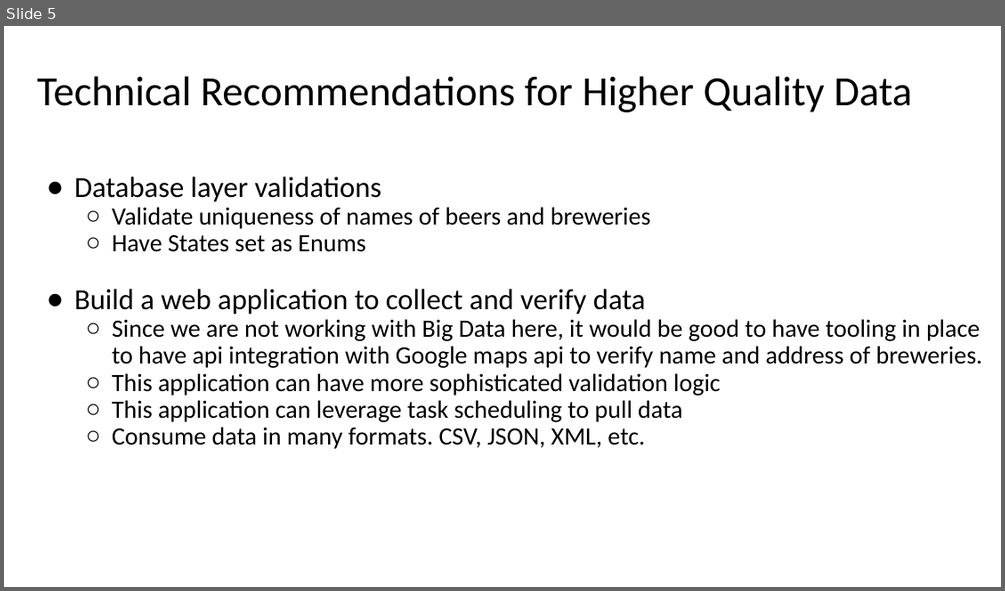
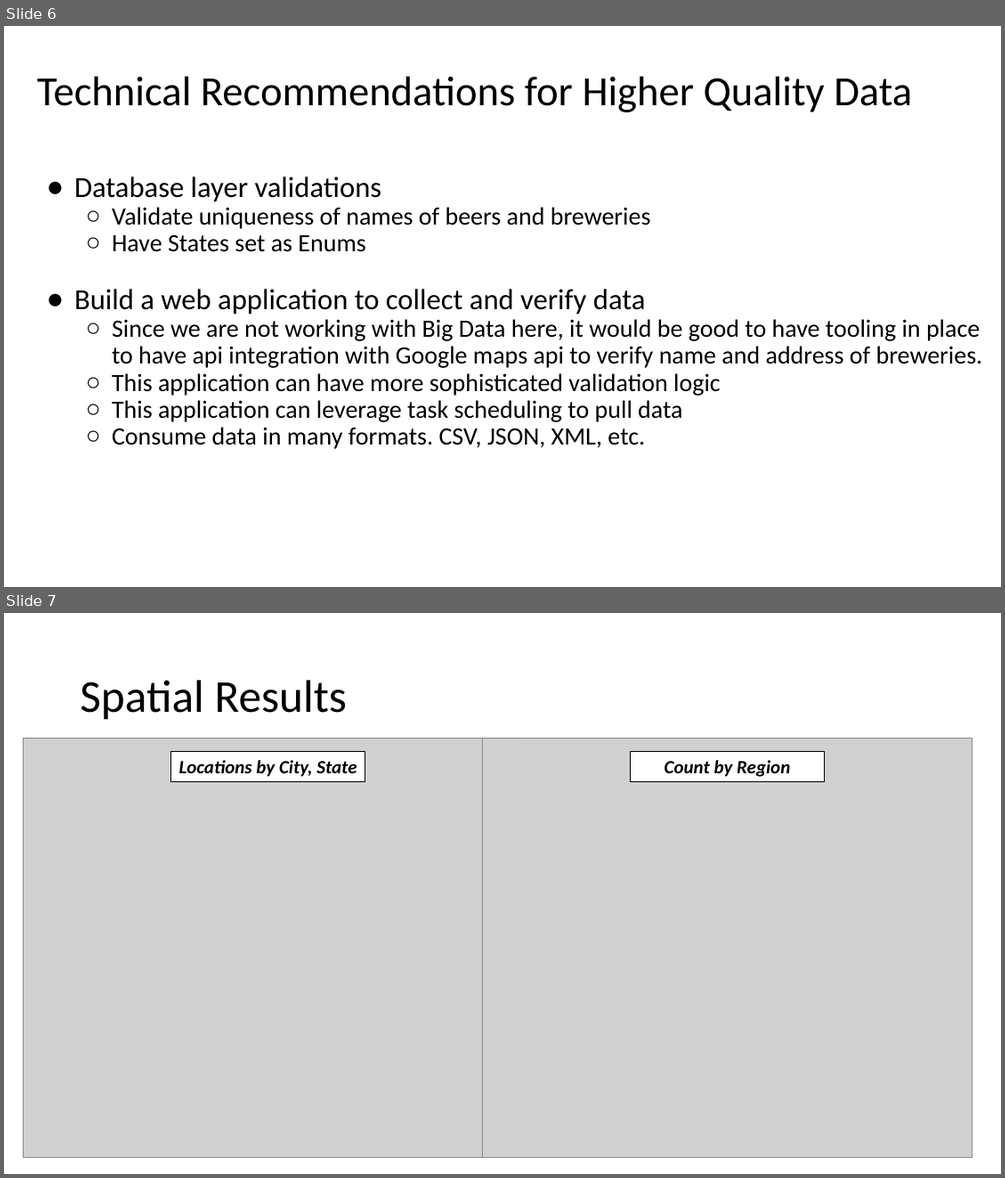
Before and after one commit to MannyTX08/DoingDDS, a slide deck: Case_Study_MER/Slides for Class.pptx. Shown one above the other, each under a label of ours: slide 5 before the commit, slides 6 and 7 after it. The pictures are 1005x591 and 1005x1178 pixels, drawn with LibreOffice and Linux fonts; fonts in the diff are those of the drawing; grey boxes stand for pictures. Boxes give left, top, right and bottom in pixels: in the first picture for what was removed or moved away, otherwise in the second. Text is boxed around its words. In the diff, an @@ line names an element or a change of style, - is before the commit and + after.

```diff
--- a/Case_Study_MER/Slides for Class.pptx
+++ b/Case_Study_MER/Slides for Class.pptx
@@ slide 7 added at box(4, 613, 1001, 1174), background #FFFFFF @@
@@ title added at box(80, 680, 347, 720), 44 pt, text #000000 @@
+Spatial Results
@@ picture added at box(24, 738, 513, 1158) @@
@@ picture added at box(483, 738, 972, 1158) @@
@@ rectangle added at box(170, 751, 365, 781), fill #FFFFFF, outline #000000 0.75 pt, 18 pt, text #000000, bold, italic @@
+Locations by City, State
@@ rectangle added at box(630, 751, 825, 781), fill #FFFFFF, outline #000000 0.75 pt, 18 pt, text #000000, bold, italic @@
+Count by Region
@@ what was slide 5 is now slide 6 @@
```
Also in this commit, not shown: 1 other slide added.
